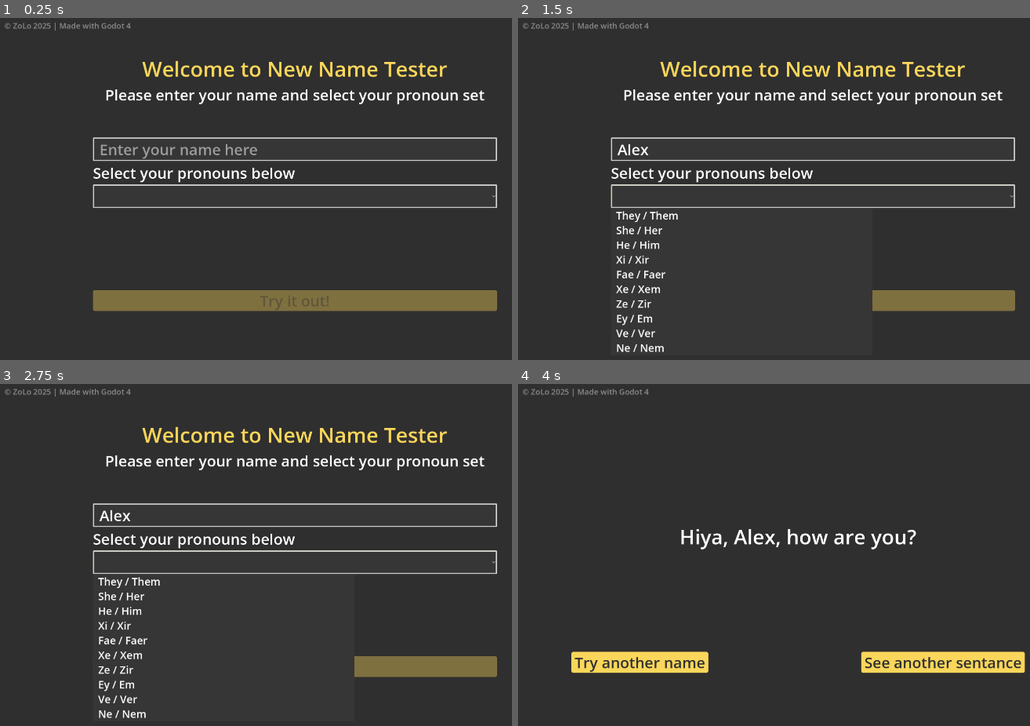
Above: before the commit, frames 1-4 (two rows, left to right).
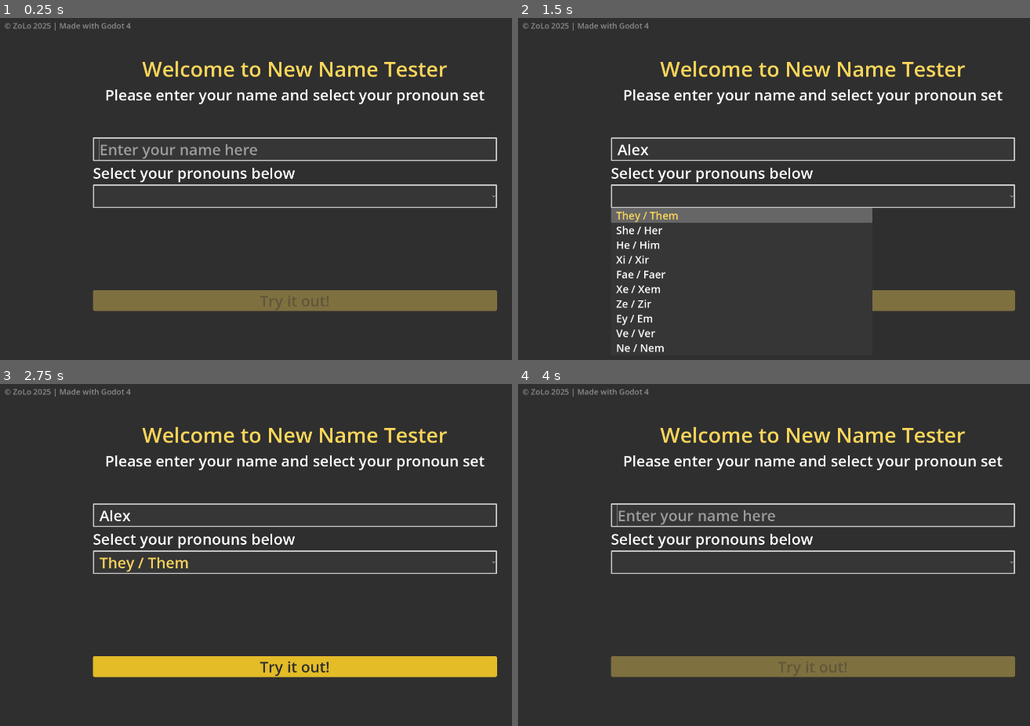
Above: after the commit, the same moments.

Repository: ZoeLocke/new-name-tester
Game: Godot game, scene res://start.tscn
Two runs of this game, one before a commit and one after it. Both use one fixed random seed, a clock stepped at 60 frames per second and the inputs below.
Inputs (mouse positions are in pixels of both pictures, inside the frame that each line leads up to):
- Up to frame 1 (0.25 s): no input
- Up to frame 2 (1.5 s): click (814, 147) at 0.52 s; type "Alex" at 0.6 s; click (814, 195) at 1.25 s
- Up to frame 3 (2.75 s): tap Enter at 2 s
- Up to frame 4 (4 s): click (814, 667) at 2.75 s, where only the run after the commit has a clickable "Try it out!"; click (640, 661) at 3.5 s, where only the run after the commit has a clickable "Try another name"

The runs differ from the first frame. In frame 1, 0.2% of the frame differs, in the area x 18-98%, y 34-42%; in frame 2, 2.2%; in frame 3, 5.8%; in frame 4, 11%, in the area x 10-100%, y 12-86%.

Commit message:
Added ability to tab through interactable objects. Users can now entirely control app through keyboard

Diff:
--- a/start.gd
+++ b/start.gd
@@ -2,6 +2,7 @@
 
 func _ready():
 	$VBoxContainer/VBoxContainer/LineEdit.text = ""
+	$VBoxContainer/VBoxContainer/LineEdit.grab_focus()
 	$VBoxContainer/VBoxContainer/OptionButton.selected = -1
 	$VBoxContainer/Button.disabled = true
 	Globals.name_pick = ""
@@ -17,6 +18,7 @@
 func _on_option_button_item_selected(index: int) -> void:
 	if $VBoxContainer/VBoxContainer/LineEdit.text != "":
 		$VBoxContainer/Button.disabled = false
+	$VBoxContainer/Button.grab_focus()
 
 func _on_button_button_up() -> void:
 	Globals.name_pick = $VBoxContainer/VBoxContainer/LineEdit.text
@@ -26,3 +28,7 @@
 
 func _on_line_edit_focus_entered() -> void:
 	$VBoxContainer/VBoxContainer/LineEdit.editable = true
+
+
+func _on_option_button_focus_entered() -> void:
+	$VBoxContainer/VBoxContainer/OptionButton.show_popup()
--- a/start.tscn
+++ b/start.tscn
@@ -51,6 +51,8 @@
 layout_mode = 2
 size_flags_vertical = 6
 tooltip_text = "Enter the name you would like to try on here."
+focus_next = NodePath("../OptionButton")
+focus_previous = NodePath("../../Button")
 theme = ExtResource("2_qn1rc")
 theme_override_font_sizes/font_size = 46
 placeholder_text = "Enter your name here"
@@ -63,6 +65,8 @@
 [node name="OptionButton" type="OptionButton" parent="VBoxContainer/VBoxContainer"]
 layout_mode = 2
 tooltip_text = "Select the pronoun set you would like to try on from this list."
+focus_next = NodePath("../../Button")
+focus_previous = NodePath("../LineEdit")
 theme = ExtResource("2_qn1rc")
 item_count = 10
 popup/item_0/text = "They / Them"
@@ -90,6 +94,8 @@
 layout_mode = 2
 size_flags_vertical = 10
 tooltip_text = "Click here (once name and pronouns are selected) to go to the testing page."
+focus_next = NodePath("../VBoxContainer/LineEdit")
+focus_previous = NodePath("../VBoxContainer/OptionButton")
 theme = ExtResource("2_qn1rc")
 theme_override_font_sizes/font_size = 46
 text = "Try it out!"
@@ -106,5 +112,6 @@
 
 [connection signal="focus_entered" from="VBoxContainer/VBoxContainer/LineEdit" to="." method="_on_line_edit_focus_entered"]
 [connection signal="text_changed" from="VBoxContainer/VBoxContainer/LineEdit" to="." method="_on_line_edit_text_changed"]
+[connection signal="focus_entered" from="VBoxContainer/VBoxContainer/OptionButton" to="." method="_on_option_button_focus_entered"]
 [connection signal="item_selected" from="VBoxContainer/VBoxContainer/OptionButton" to="." method="_on_option_button_item_selected"]
 [connection signal="button_up" from="VBoxContainer/Button" to="." method="_on_button_button_up"]
--- a/tester.gd
+++ b/tester.gd
@@ -19,6 +19,7 @@
 var string_it = 0
 func _ready():
 	$VBoxContainer/Label.text = strings[string_it]
+	$VBoxContainer/HBoxContainer/Next.grab_focus()
 
 
 func _on_restart_button_up() -> void:
@@ -31,4 +32,3 @@
 	else:
 		string_it = 0
 	$VBoxContainer/Label.text = strings[string_it]
-	$VBoxContainer/HBoxContainer/Next.release_focus()
--- a/tester.tscn
+++ b/tester.tscn
@@ -43,6 +43,8 @@
 [node name="Restart" type="Button" parent="VBoxContainer/HBoxContainer"]
 layout_mode = 2
 tooltip_text = "Go back to the start screen to try a new name and/or pronoun set."
+focus_next = NodePath("../Next")
+focus_previous = NodePath("../Next")
 theme = ExtResource("2_cdomt")
 theme_override_font_sizes/font_size = 46
 text = "Try another name"
@@ -51,6 +53,8 @@
 layout_mode = 2
 size_flags_horizontal = 10
 tooltip_text = "See your name and pronoun set in a different sentance."
+focus_next = NodePath("../Restart")
+focus_previous = NodePath(".")
 theme = ExtResource("2_cdomt")
 theme_override_font_sizes/font_size = 46
 text = "See another sentance"
Not shown, changed: export/index.png.import
Not shown, changed: export/index.html
Not shown, changed: export/index.pck
Not shown, changed: export/new-name-tester.zip
